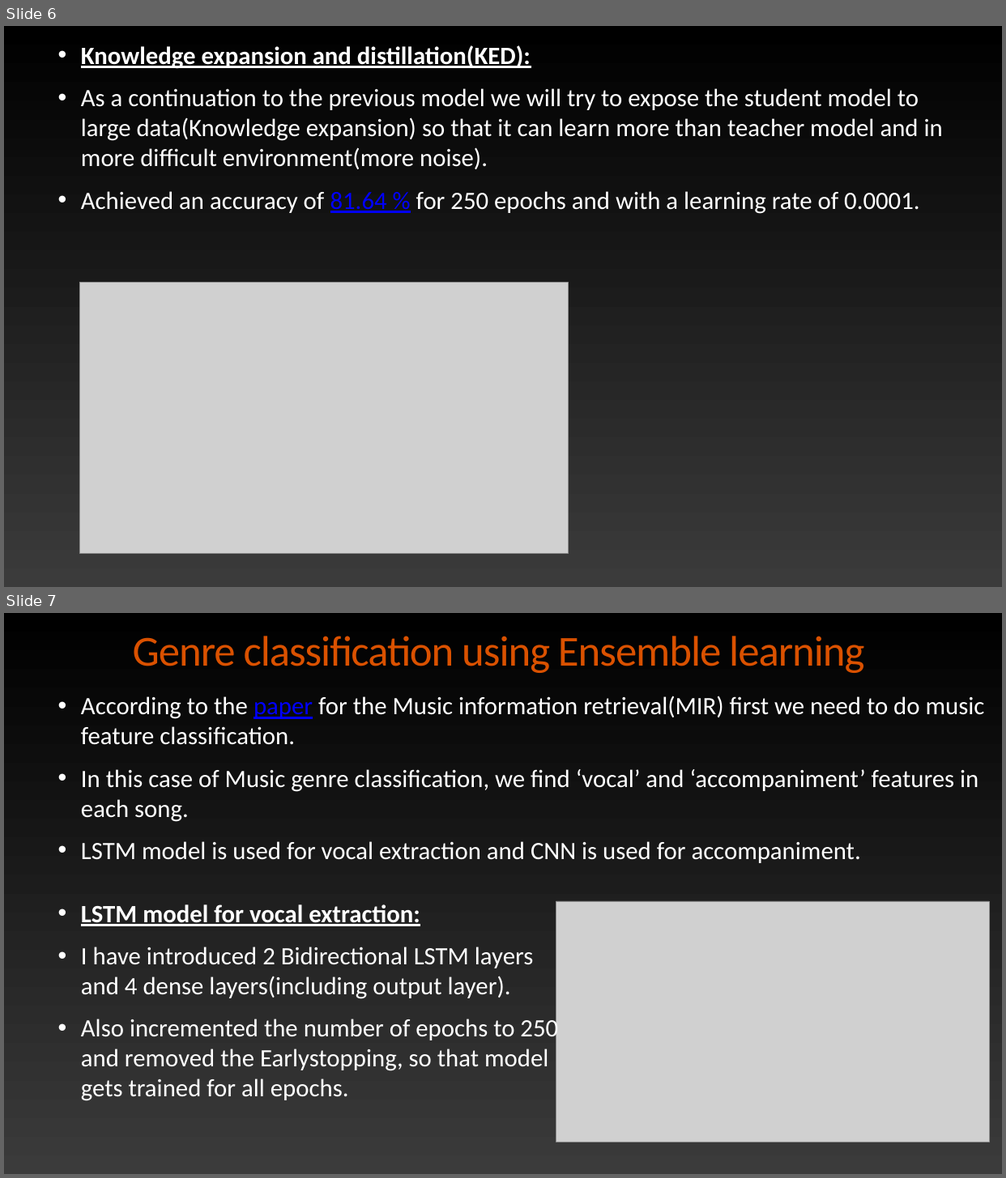
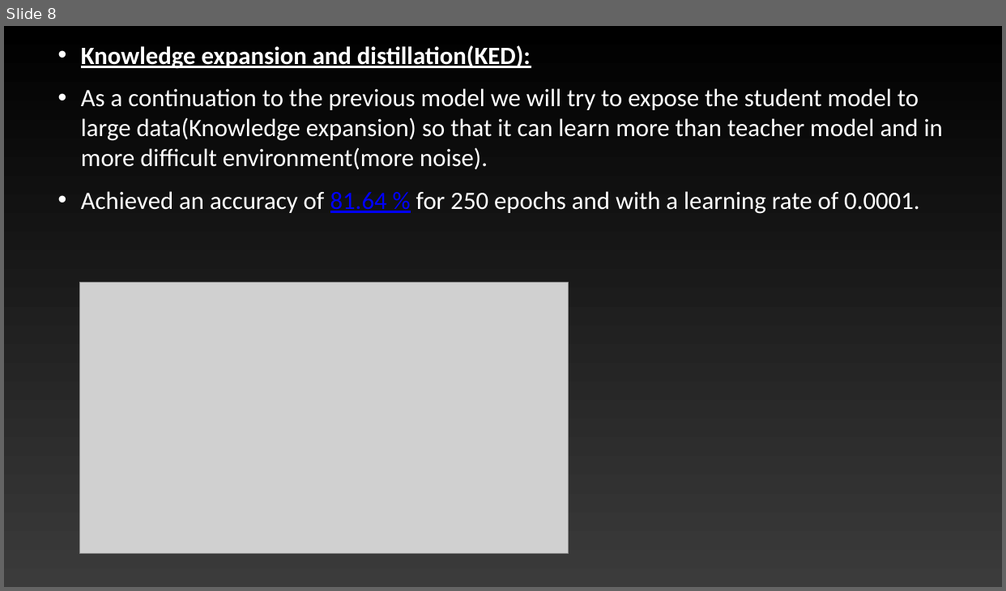
Before and after one commit to manichandra3/Music-Genre-Prediction-NLP_CS683-Group-Project-, a slide deck: Presentation.pptx. Shown one above the other, each under a label of ours: slides 6 and 7 before the commit, slide 8 after it. The pictures are 1006x1178 and 1006x591 pixels, drawn with LibreOffice and Linux fonts; fonts in the diff are those of the drawing; grey boxes stand for pictures. Boxes give left, top, right and bottom in pixels: in the first picture for what was removed or moved away, otherwise in the second. Text is boxed around its words. In the diff, an @@ line names an element or a change of style, - is before the commit and + after.

```diff
--- a/Presentation.pptx
+++ b/Presentation.pptx
@@ slide 7 removed at (4,613,1002,1174), background gradient #000000 to #3B3B3B @@
@@ text removed at (133,636,864,673) @@
-Genre classification using Ensemble learning
@@ text removed at (81,696,985,863) @@
-• According to the paper for the Music information retrieval(MIR) first we need to do music feature classification.
-• In this case of Music genre classification, we find ‘vocal’ and ‘accompaniment’ features in each song.
-• LSTM model is used for vocal extraction and CNN is used for accompaniment.
@@ picture removed at (556,901,989,1142) @@
@@ text removed at (81,905,558,1101) @@
-• LSTM model for vocal extraction:
-• I have introduced 2 Bidirectional LSTM layers and 4 dense layers(including output layer).
-• Also incremented the number of epochs to 250 and removed the Earlystopping, so that model gets trained for all epochs.
@@ what was slide 6 is now slide 8 @@
```
Also in this commit, not shown: 4 slides changed, 2 slides added, 3 other slides removed.
